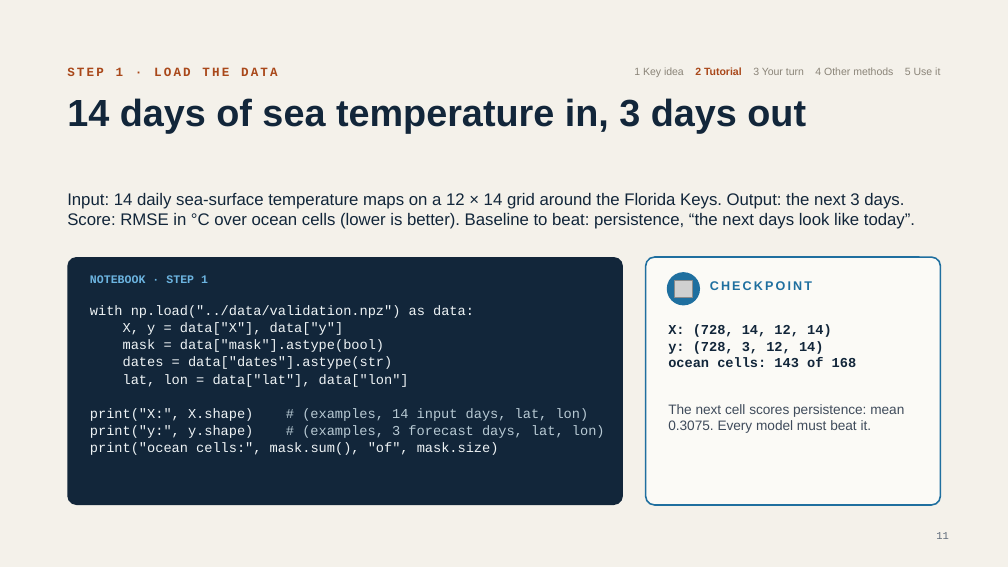
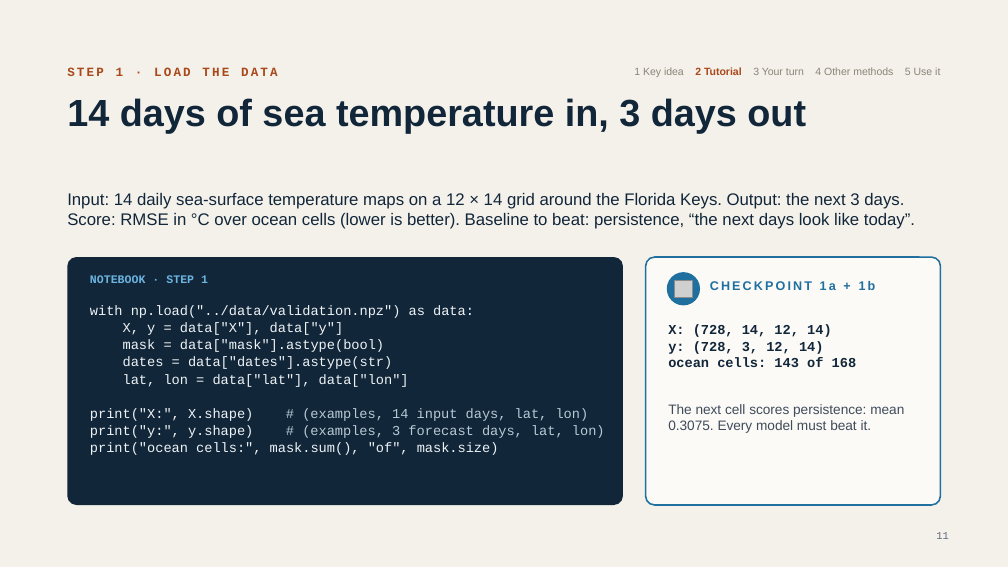
Before and after one commit to damianlapenavidal/ensemble-workshop, a slide deck: slide 11 of slides/ensemble-workshop.pptx. Drawn at 1008x567 pixels with LibreOffice and Linux fonts; fonts in the diff are those of the drawing; grey boxes stand for pictures. Boxes give left, top, right and bottom in pixels: in the first picture for what was removed or moved away, otherwise in the second. Text is boxed around its words. In the diff, an @@ line names an element or a change of style, - is before the commit and + after.

```diff
--- a/slides/ensemble-workshop.pptx
+++ b/slides/ensemble-workshop.pptx
@@ text at <box>710,281,876,290</box>: text changed @@
-CHECKPOINT
+CHECKPOINT 1a + 1b
```
Also in this commit, not shown: 5 other slides changed, 2 other files.
